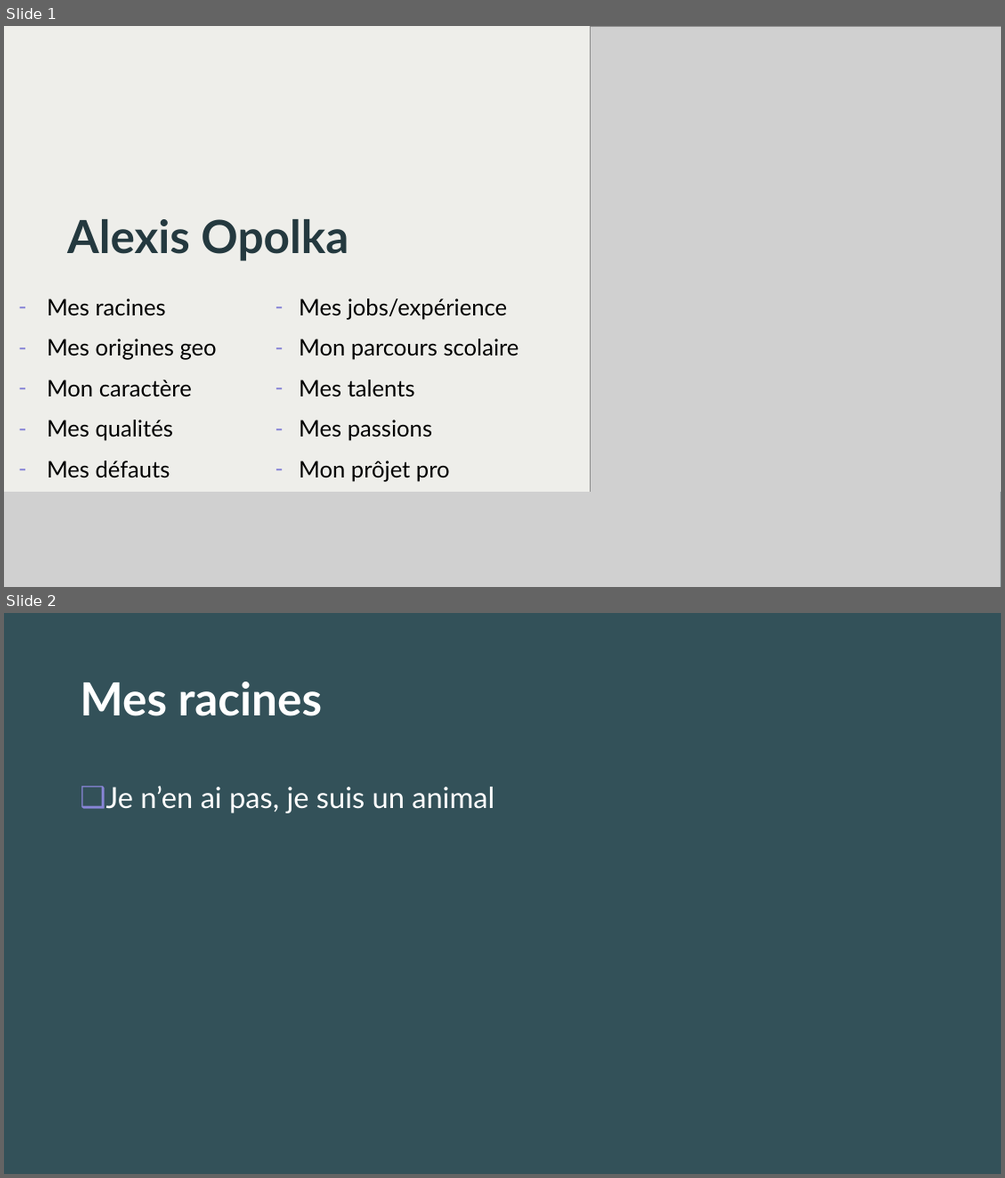
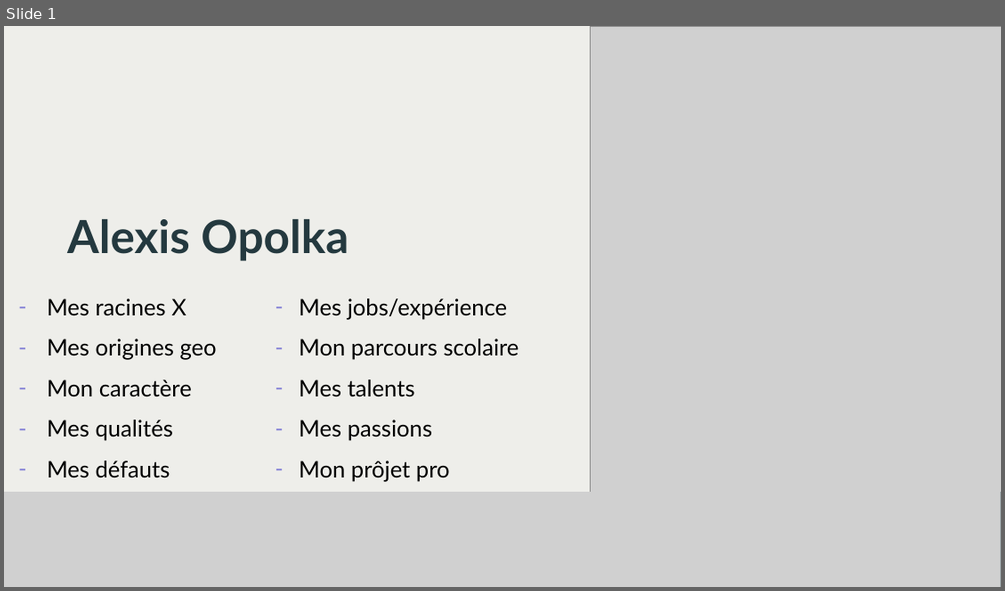
Before and after one commit to Keobook/import-cours-but-rt, a slide deck: cours/modules/R111/R111-TD/PRESENTATION-OPOLKA-ALEXIS.pptx. Shown one above the other, each under a label of ours: slides 1 and 2 before the commit, slide 1 after it. The pictures are 1005x1178 and 1005x591 pixels, drawn with LibreOffice and Linux fonts; fonts in the diff are those of the drawing; grey boxes stand for pictures; background and template pictures are left out. Boxes give left, top, right and bottom in pixels: in the first picture for what was removed or moved away, otherwise in the second. Text is boxed around its words. In the diff, an @@ line names an element or a change of style, - is before the commit and + after.

```diff
--- a/cours/modules/R111/R111-TD/PRESENTATION-OPOLKA-ALEXIS.pptx
+++ b/cours/modules/R111/R111-TD/PRESENTATION-OPOLKA-ALEXIS.pptx
@@ slide 2 removed at [4,613,1001,1174], background #FFFFFF @@
@@ rectangle removed at [4,613,1001,1174] @@
@@ title removed at [80,682,323,716] @@
-Mes racines
@@ text removed at [106,786,494,813] @@
-❑ Je n’en ai pas, je suis un animal
@@ slide 1 changed as well @@
@@ subtitle at [47,298,186,316]: text changed @@
-– Mes racines
+– Mes racines X
```
Also in this commit, not shown: 4 slides added, 9 other slides removed, 3 other files.
